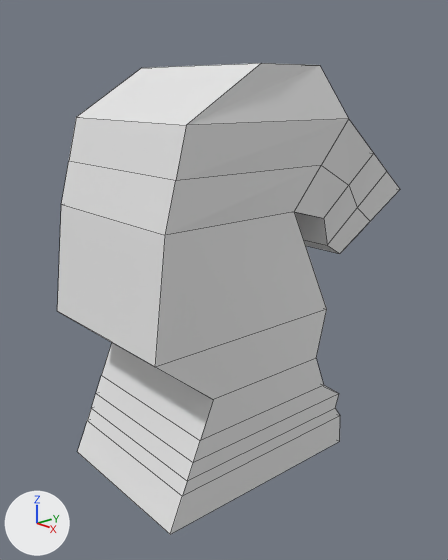
The Blender file HW9/source/knight.blend as it was, and as the next commit left it.
Camera for both pictures: a camera (50 mm lens) standing at (4.98, -4.41, 4.07) and looking at (-0.34, 0.14, 1.89). Every picture has the same lights, and +X, +Y and +Z are marked at lower left. Mesh edges are drawn as thin lines.
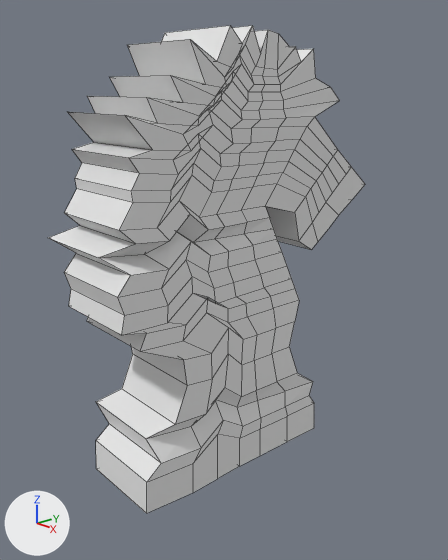
Commit message: Continuing to work on outline of the knight

Location of each change, [x1, y1, x2, y2] in pixels of the pictures (448 x 560 px):
'Cube', reshaped (8% narrower): before [57, 63, 400, 534]; after [49, 26, 365, 513]

The change, as a list of edits to the scene's bpy script:
```text
Change me_cube_002:
    used by ob_cube; location = (-0.45, 0.08, 2.19); scale = (1.0, 1.6, 2.28)
    remove me_cube_002.from_pydata(...)  # 72 vertices, 66 faces, 1 loose edge; spans x -1.0..1.16, y -0.96..1.21, z -1.12..0.91
    add me_cube_002.from_pydata(...)  # 471 vertices, 461 faces, 1 loose edge; spans x -0.81..0.65, y -1.03..1.21, z -1.13..1.08
    me_cube_002 part 1: the loose piece of 70 vertices spanning x -1.0..1.16, y -0.96..1.21, z -1.12..0.91 is rebuilt with 469 vertices and now spans x -0.81..0.65, y -1.03..1.21, z -1.13..1.08
```
